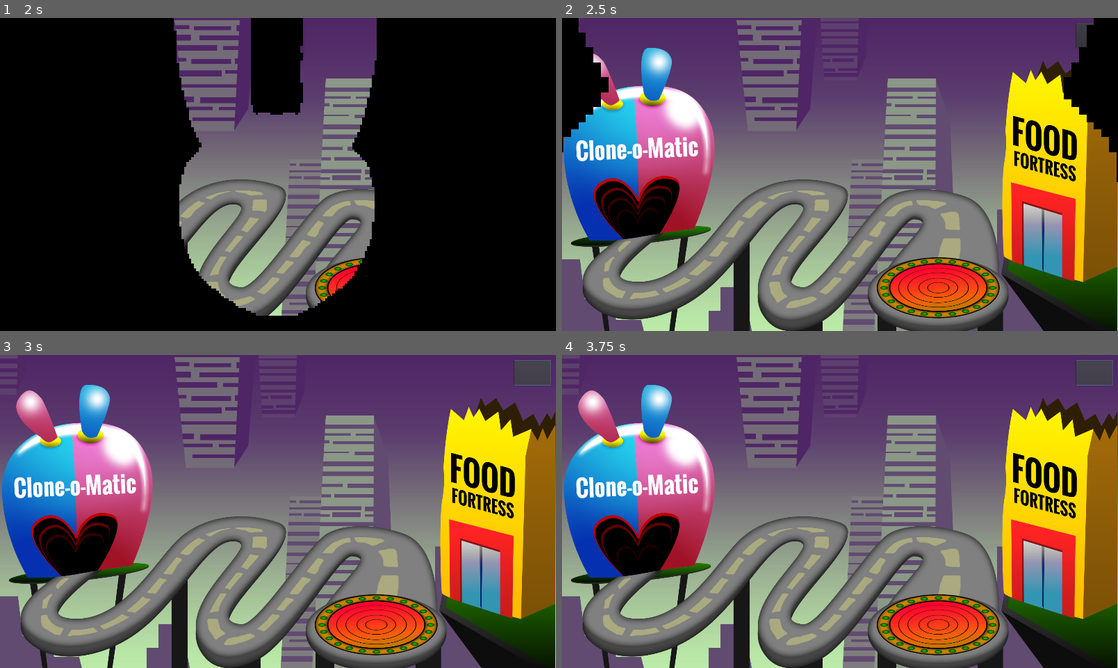
Above: before the commit, frames 1-4 (two rows, left to right).
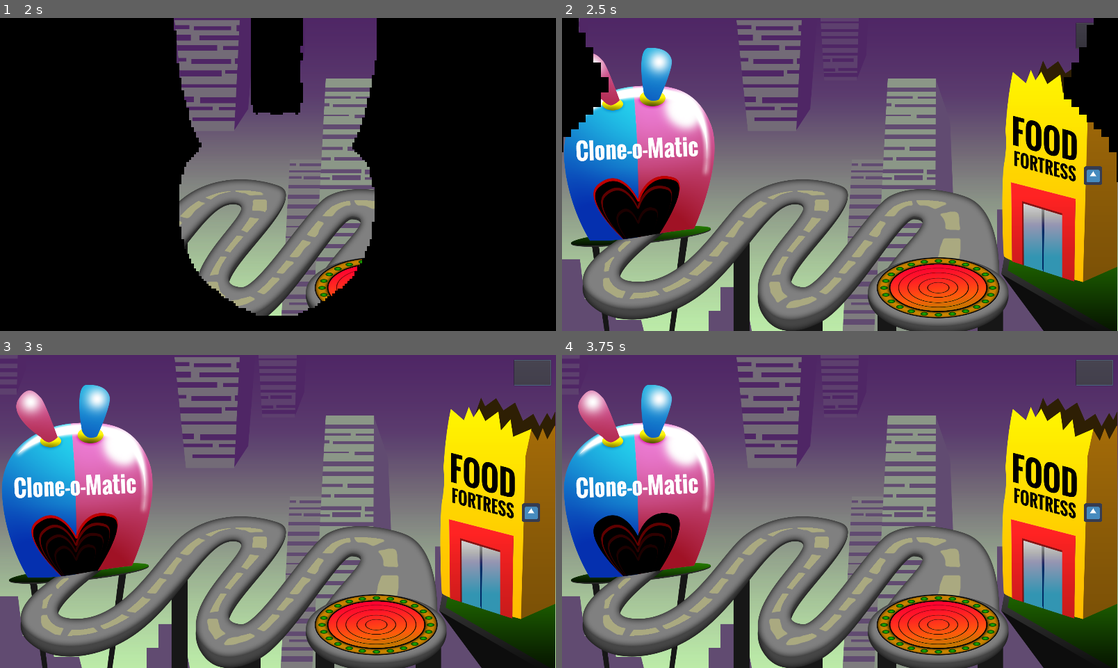
Above: after the commit, the same moments.

Repository: tomwb/Ggjam-2023
Game: Godot game, scene res://scennes/Levels/LevelStart.tscn
The game is run twice, just before and just after one commit, with the same random seed, the same clock (stepped at 60 frames per second) and the same inputs. The engine's default icon, where the game draws it, is replaced by a stand-in: a white triangle on a blue panel in a dark square.
Inputs (mouse positions are in pixels of both pictures, inside the frame that each line leads up to):
- Up to frame 1 (2 s): click (278, 174) at 0.5 s; click (278, 174) at 1.25 s
- Up to frame 2 (2.5 s): click (1095, 174) at 2.02 s
- Up to frame 3 (3 s): click (533, 373) at 2.75 s
- Up to frame 4 (3.75 s): click (1095, 373) at 3.5 s

Frame 1 is identical in both runs. In frame 2, 0.3% of the frame differs, in the area x 8-98%, y 47-71%; in frame 3, 0.3%; in frame 4, 0.6%, in the area x 5-98%, y 47-71%.

Commit message:
change bunny

Diff:
--- /dev/null
+++ b/scennes/CollectibleBunnyEvolve.tscn
@@ -0,0 +1,19 @@
+[gd_scene load_steps=4 format=2]
+
+[ext_resource path="res://icon.png" type="Texture" id=1]
+[ext_resource path="res://scripts/CollectibleBunnyEvolve.gd" type="Script" id=2]
+
+[sub_resource type="CircleShape2D" id=1]
+
+[node name="CollectibleBunnyEvolve" type="Area2D" groups=["COLLECTIBLE_BUNNY_EVOLVE"]]
+script = ExtResource( 2 )
+
+[node name="Sprite" type="Sprite" parent="."]
+texture = ExtResource( 1 )
+
+[node name="CollisionShape2D" type="CollisionShape2D" parent="."]
+shape = SubResource( 1 )
+
+[connection signal="area_entered" from="." to="." method="_on_CollectibleBunnyEvolve_area_entered"]
+[connection signal="area_exited" from="." to="." method="_on_CollectibleBunnyEvolve_area_exited"]
+[connection signal="input_event" from="." to="." method="_on_CollectibleBunnyEvolve_input_event"]
--- a/scennes/EnemyBullet.tscn
+++ b/scennes/EnemyBullet.tscn
@@ -69,6 +69,9 @@
 "speed": 10.0
 } ]
 
+[sub_resource type="CircleShape2D" id=14]
+radius = 22.8035
+
 [node name="EnemyBullet" type="Area2D" groups=["BULLET"]]
 z_index = 10
 script = ExtResource( 2 )
@@ -80,7 +83,13 @@
 [node name="AnimatedSprite" type="AnimatedSprite" parent="."]
 frames = SubResource( 13 )
 animation = "idle"
-frame = 1
+frame = 3
 playing = true
 
+[node name="VisibilityNotifier2D" type="VisibilityNotifier2D" parent="."]
+
+[node name="CollisionShape2D" type="CollisionShape2D" parent="VisibilityNotifier2D"]
+shape = SubResource( 14 )
+
 [connection signal="area_entered" from="." to="." method="_on_EnemyBullet_area_entered"]
+[connection signal="screen_exited" from="VisibilityNotifier2D" to="." method="_on_VisibilityNotifier2D_screen_exited"]
--- a/scennes/Levels/LevelBase.tscn
+++ b/scennes/Levels/LevelBase.tscn
@@ -1,10 +1,11 @@
-[gd_scene load_steps=25 format=2]
+[gd_scene load_steps=26 format=2]
 
 [ext_resource path="res://sprites/level_base_clone_o_matic.png" type="Texture" id=1]
 [ext_resource path="res://sprites/bg_level_base.png" type="Texture" id=2]
 [ext_resource path="res://scripts/LevelBase.gd" type="Script" id=3]
 [ext_resource path="res://sprites/level_base_food.png" type="Texture" id=4]
 [ext_resource path="res://sprites/level_base_mola.png" type="Texture" id=5]
+[ext_resource path="res://icon.png" type="Texture" id=6]
 
 [sub_resource type="Shader" id=9]
 code = "shader_type canvas_item;
@@ -113,7 +114,7 @@
 
 [sub_resource type="Curve2D" id=1]
 _data = {
-"points": PoolVector2Array( 0, 0, 0, 0, 221, 777, 0, 0, 0, 0 …(213 unchanged characters)… 621, 0, 0, 0, 0, 809, 583, 0, 0, 0, 0, 880, 583, 0, 0, 0, 0, 910, 626, 0, 0, 0, 0, 865, 714, 0, 0, 0, 0, 796, 800, 0, 0, 0, 0, 733, 911, 0, 0, 0, 0, 739, 971, 0, 0, 0, 0, 774, 989, 0, 0, 0, 0, 824, 999, 0, 0, 0, 0, 875, 969, 0, 0, 0, 0, 1124, 684, 0, 0, 0, 0, 1200, 629, 0, 0, 0, 0, 1313, 651, 0, 0, 0, 0, 1356, 707, 0, 0, 0, 0, 1338, 813, 0, 0, 0, 0, 1295, 951 )
+"points": PoolVector2Array( 0, 0, 0, 0, 221, 777, 0, 0, 0, 0 …(213 unchanged characters)… 621, 0, 0, 0, 0, 809, 583, 0, 0, 0, 0, 871, 590, 0, 0, 0, 0, 897, 636, 0, 0, 0, 0, 865, 714, 0, 0, 0, 0, 796, 800, 0, 0, 0, 0, 733, 911, 0, 0, 0, 0, 739, 971, 0, 0, 0, 0, 774, 989, 0, 0, 0, 0, 824, 999, 0, 0, 0, 0, 875, 969, 0, 0, 0, 0, 1124, 684, 0, 0, 0, 0, 1200, 629, 0, 0, 0, 0, 1313, 651, 0, 0, 0, 0, 1339, 714, 0, 0, 0, 0, 1338, 813, 0, 0, 0, 0, 1295, 951 )
 }
 
 [sub_resource type="RectangleShape2D" id=20]
@@ -173,17 +174,6 @@
 [node name="LevelBase" type="Node2D"]
 script = ExtResource( 3 )
 
-[node name="SpriteBg" type="Sprite" parent="."]
-position = Vector2( 960, 540 )
-texture = ExtResource( 2 )
-__meta__ = {
-"_edit_lock_": true
-}
-
-[node name="Sprite" type="Sprite" parent="."]
-position = Vector2( 1701, 598 )
-texture = ExtResource( 4 )
-
 [node name="CanvasLayer" type="CanvasLayer" parent="."]
 
 [node name="ButtonStartWave" type="Button" parent="CanvasLayer"]
@@ -194,6 +184,29 @@
 margin_right = -17.0
 margin_bottom = 105.0
 
+[node name="CollectibleButton" type="TextureButton" parent="CanvasLayer"]
+anchor_left = 1.0
+anchor_top = 0.5
+anchor_right = 1.0
+anchor_bottom = 0.5
+margin_left = -118.0
+margin_top = -28.0
+margin_right = -54.0
+margin_bottom = 36.0
+texture_normal = ExtResource( 6 )
+texture_pressed = ExtResource( 6 )
+
+[node name="SpriteBg" type="Sprite" parent="."]
+position = Vector2( 960, 540 )
+texture = ExtResource( 2 )
+__meta__ = {
+"_edit_lock_": true
+}
+
+[node name="Sprite" type="Sprite" parent="."]
+position = Vector2( 1701, 598 )
+texture = ExtResource( 4 )
+
 [node name="CloneOMatic" type="Area2D" parent="."]
 position = Vector2( 252, 423 )
 
@@ -202,6 +215,7 @@
 position = Vector2( 13, 0 )
 frames = SubResource( 8 )
 animation = "idle"
+frame = 2
 playing = true
 
 [node name="CollisionShape2D" type="CollisionPolygon2D" parent="CloneOMatic"]
@@ -234,6 +248,7 @@
 shape = SubResource( 19 )
 
 [connection signal="button_down" from="CanvasLayer/ButtonStartWave" to="." method="startWave"]
+[connection signal="button_down" from="CanvasLayer/CollectibleButton" to="." method="_on_CollectibleButton_button_down"]
 [connection signal="input_event" from="CloneOMatic" to="." method="_on_CloneOMatic_input_event"]
 [connection signal="mouse_entered" from="CloneOMatic" to="." method="_on_CloneOMatic_mouse_entered"]
 [connection signal="mouse_exited" from="CloneOMatic" to="." method="_on_CloneOMatic_mouse_exited"]
--- a/scripts/Bunny.gd
+++ b/scripts/Bunny.gd
@@ -30,6 +30,10 @@
 	$Foot/AnimatedSprite.material.set_shader_param("NEWCOLOR1", new_color)
 	life = max_life
 
+func onChangeType(new_type):
+	GameController.changeBunny(positionIndex, new_type)
+	onCreate(new_type, positionIndex)
+
 func _process(delta):
 	if walk:
 		z_index = 10 + position.y
--- /dev/null
+++ b/scripts/CollectibleBunnyEvolve.gd
@@ -0,0 +1,31 @@
+extends Area2D
+
+var bunny
+var type = GameController.bunniesTypes.Strong
+
+func _ready():
+	pass
+
+func _process(delta):
+	global_position = get_viewport().get_mouse_position()
+
+func _on_CollectibleBunnyEvolve_area_entered(area):
+	if area.is_in_group("BUNNY"):
+		if bunny :
+			bunny.scale = Vector2(1,1)
+		bunny = area.get_parent()
+		area.get_parent().scale = Vector2(1.2,1.2)
+
+
+func _on_CollectibleBunnyEvolve_area_exited(area):
+	if area.is_in_group("BUNNY"):
+		area.get_parent().scale = Vector2(1,1)
+		if bunny == area.get_parent():
+			bunny = null
+
+
+
+func _on_CollectibleBunnyEvolve_input_event(viewport, event, shape_idx):
+	if (event is InputEventMouseButton && event.pressed) && bunny && bunny.has_method("onChangeType"):
+		bunny.onChangeType(type)
+		queue_free()
--- a/scripts/EnemyBullet.gd
+++ b/scripts/EnemyBullet.gd
@@ -18,3 +18,6 @@
 		if area.get_parent().has_method("setDamage"):
 			area.get_parent().setDamage(1)
 		queue_free()
+
+func _on_VisibilityNotifier2D_screen_exited():
+	queue_free()
--- a/scripts/GameController.gd
+++ b/scripts/GameController.gd
@@ -11,17 +11,19 @@
 
 func addBunny():
 	var type = bunniesTypes.Basic
-	if bunnies.size() == 1:
-		type = bunniesTypes.Strong
-	if bunnies.size() == 2:
-		type = bunniesTypes.Fast
-	if bunnies.size() == 3:
-		type = bunniesTypes.StrongFast
 	bunnies.append({
 		"type": type,
 		"index": bunnies.size()
 	})
 	return bunnies[bunnies.size() - 1]
+
+func changeBunny(index, type):
+	var new_bunnies = []
+	for bunny in bunnies:
+		if bunny["index"] == index:
+			bunny["type"] = type
+		new_bunnies.append(bunny)
+	bunnies = new_bunnies
 
 func changeToLevel(level_name):
 	$AnimationPlayer.play("fade_in")
--- a/scripts/LevelBase.gd
+++ b/scripts/LevelBase.gd
@@ -1,6 +1,7 @@
 extends Node2D
 
 const pre_bunny = preload("res://scennes/Bunny.tscn")
+const pre_collectible_bunny_evolve = preload("res://scennes/CollectibleBunnyEvolve.tscn")
 
 var velocity = 300
 export(int) var max_bunnies = 15
@@ -66,7 +67,6 @@
 		yield(get_tree().create_timer(0.2), "timeout")
 		mola_bunny = area.get_parent()
 
-
 func _on_MolaExitArea_area_entered(area):
 	if area.is_in_group("BUNNY"):
 		$Mola/AnimatedSprite.play("idle")
@@ -80,3 +80,9 @@
 			startGame = true
 			yield(get_tree().create_timer(1), "timeout")
 			GameController.changeToLevel("res://scennes/levels/Level1.tscn")
+
+
+func _on_CollectibleButton_button_down():
+	if canAddNew == true && bunnies.size() >= 1 && get_tree().get_nodes_in_group("COLLECTIBLE_BUNNY_EVOLVE").size() <= 0:
+		var collectible_bunny_evolve = pre_collectible_bunny_evolve.instance()
+		get_parent().add_child(collectible_bunny_evolve)
Not shown: 1 places in scennes/EnemyBullet.tscn that only renumber resources
